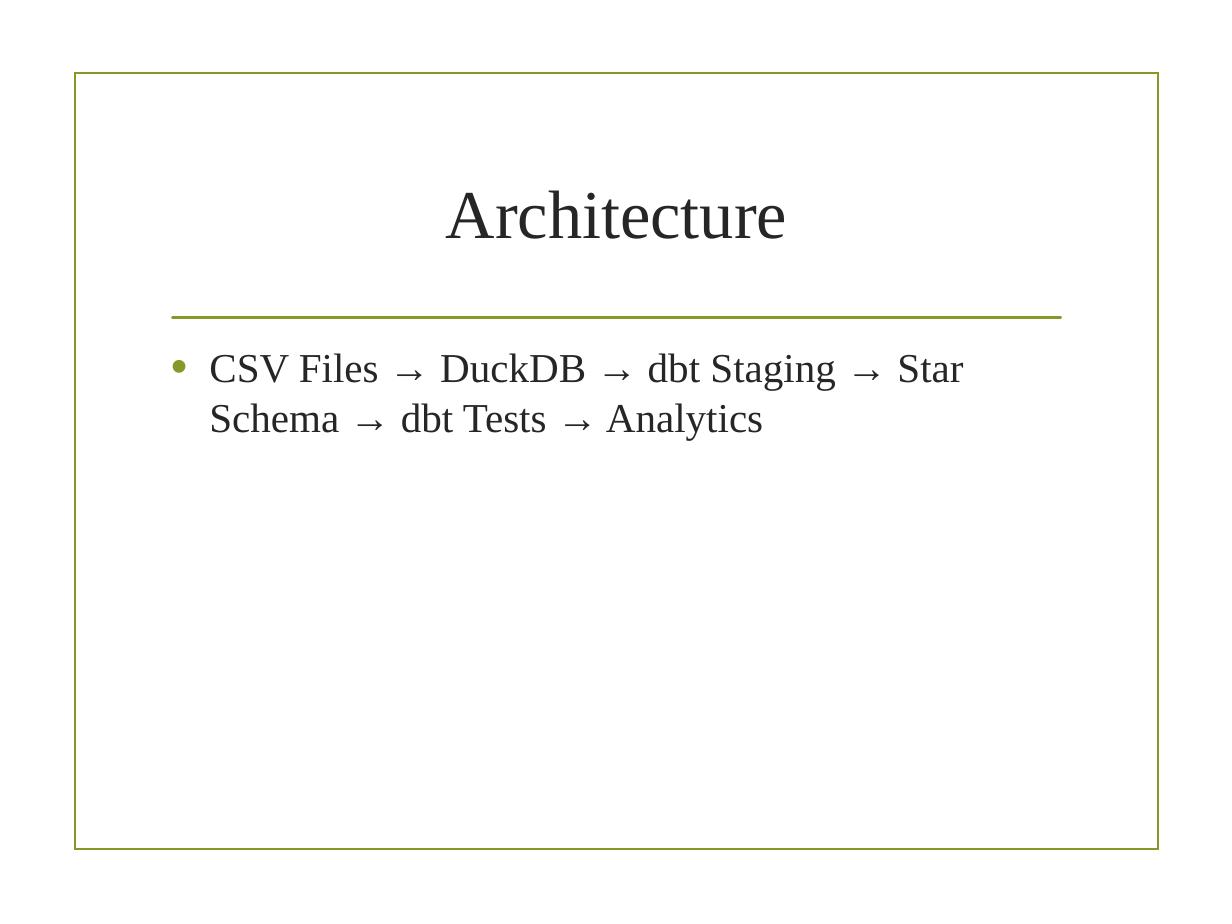
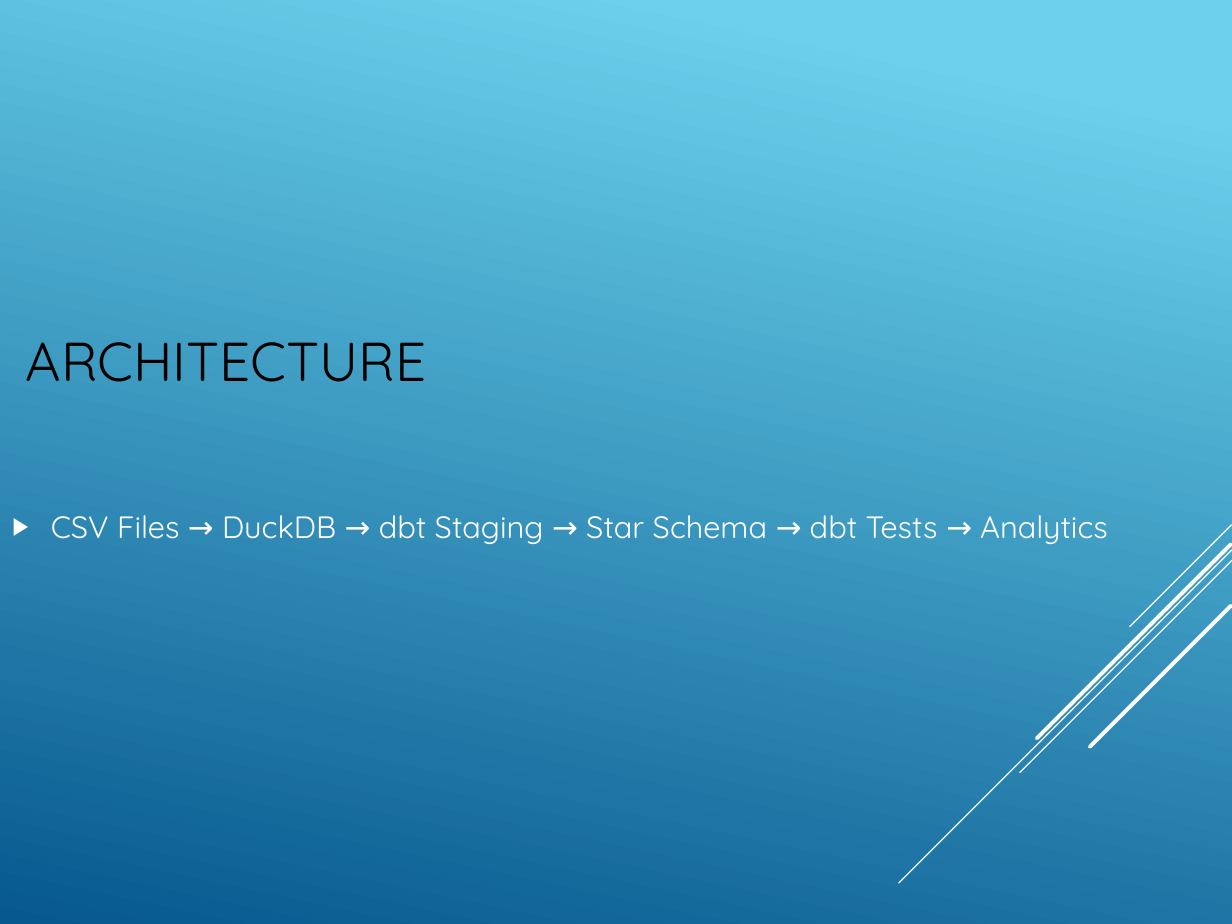
Before and after one commit to weihg27/ecommerce-project, a slide deck: slide 2 of slices/Olist_Ecommerce_Project_Presentation.pptx. Drawn at 1232x924 pixels with LibreOffice and Linux fonts; fonts in the diff are those of the drawing; background and template pictures are left out. Boxes give left, top, right and bottom in pixels: in the first picture for what was removed or moved away, otherwise in the second. Text is boxed around its words. In the diff, an @@ line names an element or a change of style, - is before the commit and + after.

```diff
--- a/slices/Olist_Ecommerce_Project_Presentation.pptx
+++ b/slices/Olist_Ecommerce_Project_Presentation.pptx
@@ background picture (left out) to gradient #6ED2EB to #06588E @@
@@ rectangle removed at (75,73,1158,849) @@
@@ line removed from (172, 318) to (1061, 318) @@
@@ title at (26,342,426,382): text changed; size 40 to 32 pt; font Times New Roman to Quicksand; text colour #262626 to #000000 @@
-Architecture
+ARCHITECTURE
@@ text "CSV Files → DuckDB → ...": place and size @@
-text "CSV Files → DuckDB → ..." at (209,353,963,439)
+text "CSV Files → DuckDB → ..." at (51,515,1108,544)
@@ text "CSV Files → DuckDB → ..." at (51,515,1108,544): size 24 to 18 pt, font Times New Roman to Quicksand, text colour #262626 to #FFFFFF; bullet • to ▶; less space between paragraphs; bullet colour #83992A to #FFFFFF; vertical alignment top to middle @@
@@ group added at (899,525,1232,883): 5 lines @@
```
Also in this commit, not shown: 6 other slides changed, 8 slides added, 2 slides removed, 1 other file.
